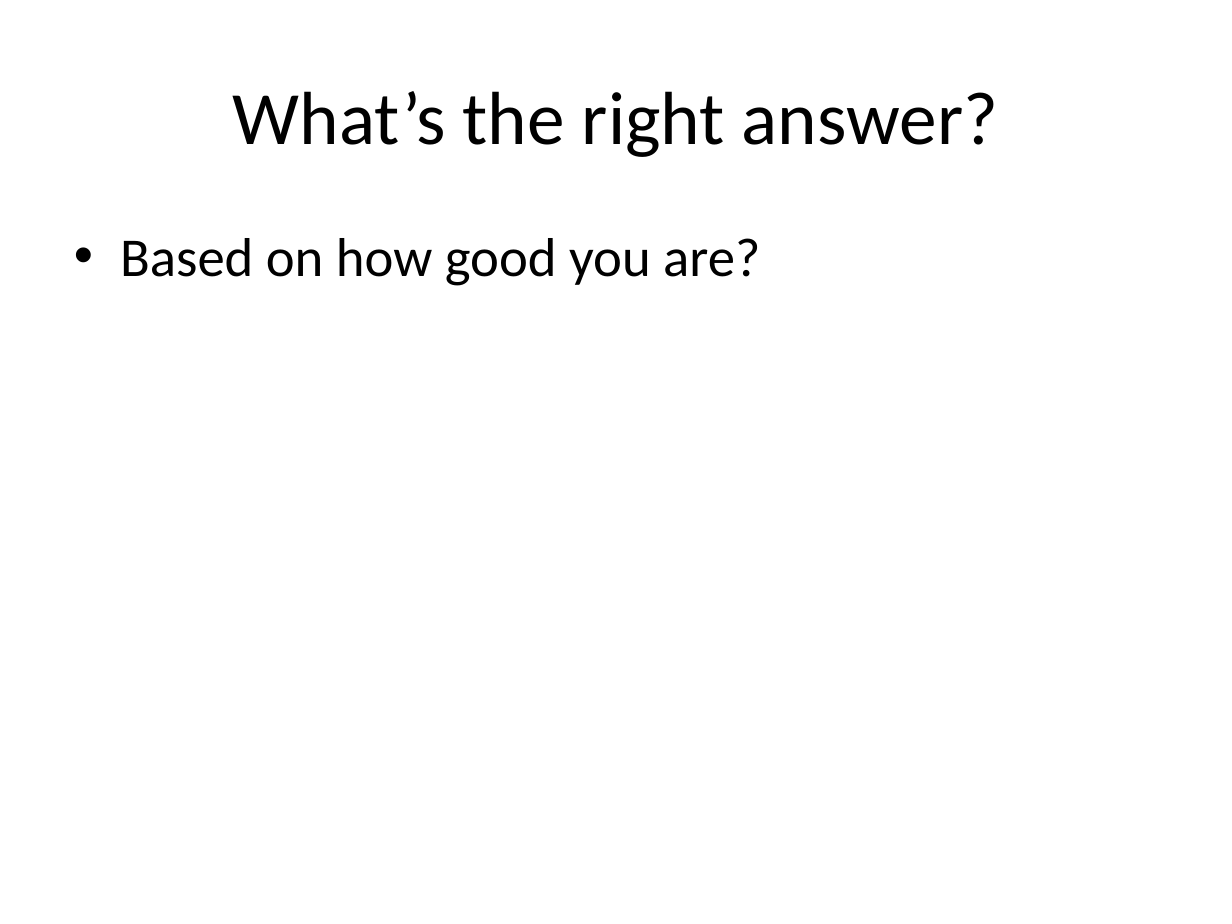
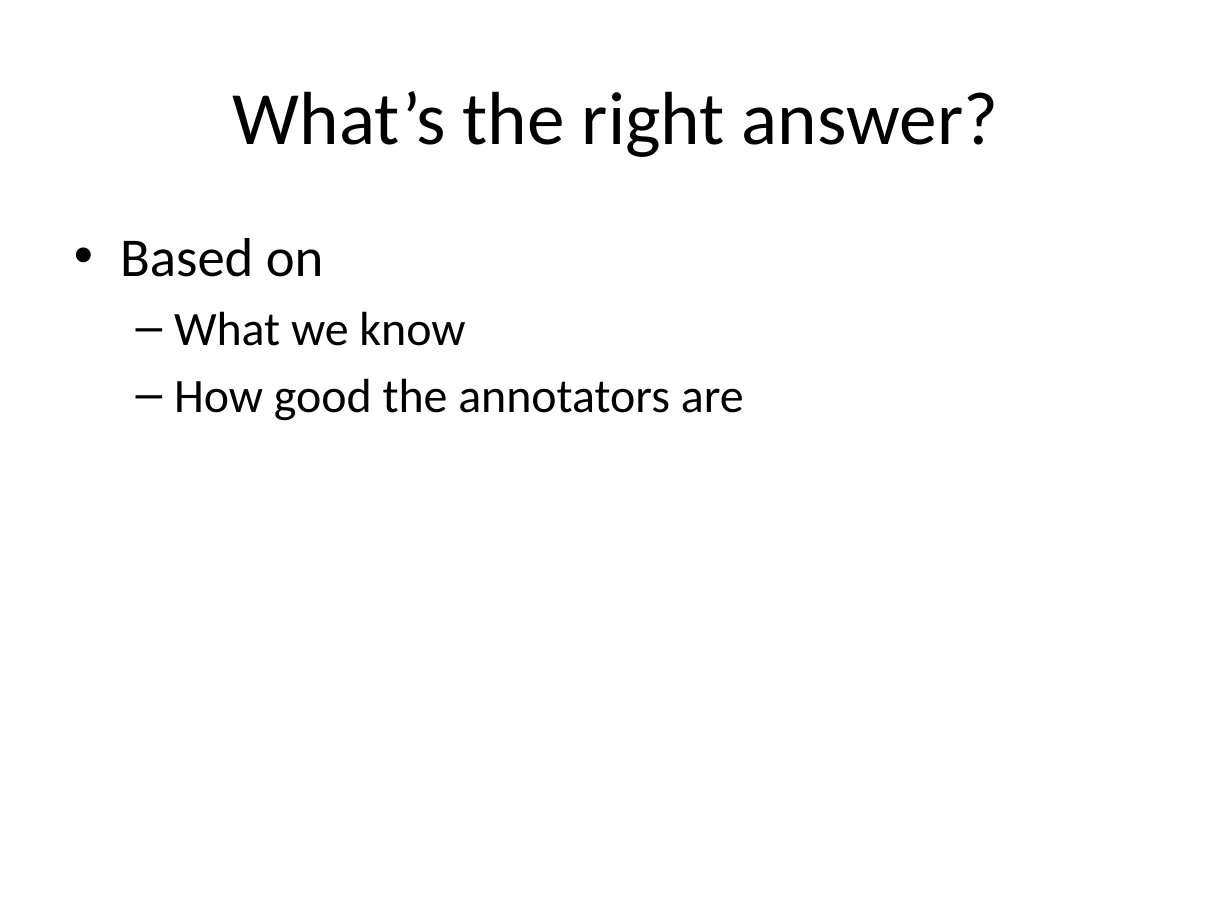
Before and after one commit to giovannic/crowdtrust, a slide deck: slide 9 of presentation/CrowdTrust .pptx. Drawn at 1232x924 pixels with LibreOffice and Linux fonts; fonts in the diff are those of the drawing; background and template pictures are left out. Boxes give left, top, right and bottom in pixels: in the first picture for what was removed or moved away, otherwise in the second. Text is boxed around its words. In the diff, an @@ line names an element or a change of style, - is before the commit and + after.

```diff
--- a/presentation/CrowdTrust .pptx
+++ b/presentation/CrowdTrust .pptx
@@ text at (x1=120, y1=238, x2=744, y2=421): text changed; size 32 to 28 pt @@
-• Based on how good you are?
+• Based on
+  – What we know
+  – How good the annotators are
```
Also in this commit, not shown: 3 other slides changed, 1 other file.
